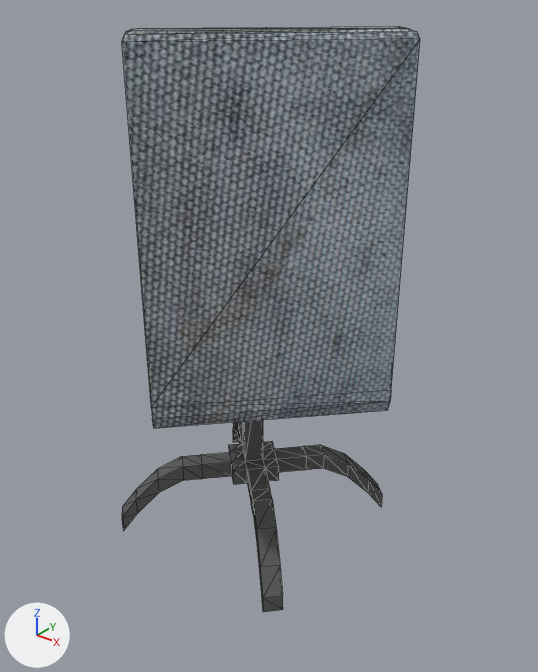
The glTF model Blender-Models/BAKED/CHAIR/chair.glb, before and after one commit.
Rendered twice from a 50 mm camera at (2.343, 3.284, 1.429) aimed at (1.34, 4.537, 0.652). The lights are fixed; the arrows at lower left show +X, +Y and +Z. Mesh edges are drawn as thin lines. Where no turn or scale is listed for an object, it has been applied to the vertices. Vertices at the same position are counted once.

Names of what the first picture shows: 'chair-col'.
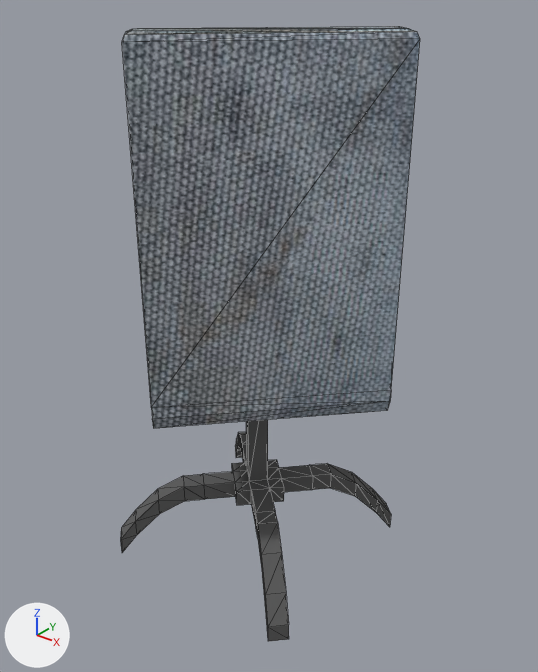
Where the change shows, as pixel boxes (x1, y1, x2, y2) in the pictures (538 x 672 px; the box of a moved part takes in the faces that stretch with it):
```json
{"object": "chair-col", "change": "reshaped", "before": [122, 26, 420, 612], "after": [120, 26, 420, 642]}
{"part": 1, "of": "me_cube_013", "change": "moved or reshaped", "before": [122, 420, 382, 612], "after": [120, 420, 391, 642]}
```

The change, as JSON lines over the scene's bpy script:
```json
{"block": "me_cube_013", "where": "me_cube_013.from_pydata(...)  # 196 vertices, 384 faces; spans x -0.527..0.275, y -0.28..0.515, z -0.676..0.612"}
{"block": "me_cube_013", "where": "# used by ob_chair_col; location = (1.423, 4.416, 0.735)"}
{"block": "me_cube_013", "change": "me_cube_013 part 1: the loose piece of 116 vertices spanning x -0.444..0.118, y -0.128..0.434, z -0.676..-0.155 is moved by (0.064, -0.06, 0.0)"}
```
